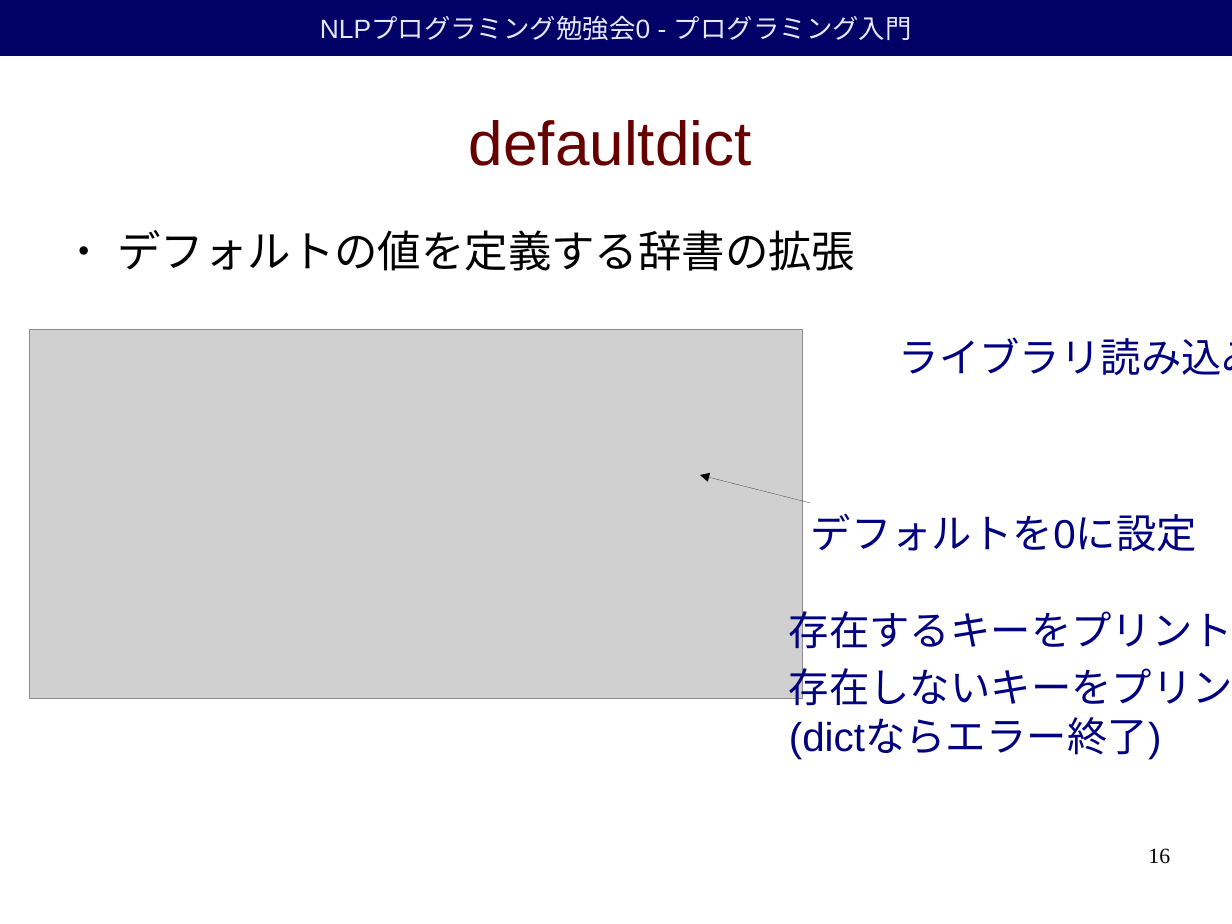
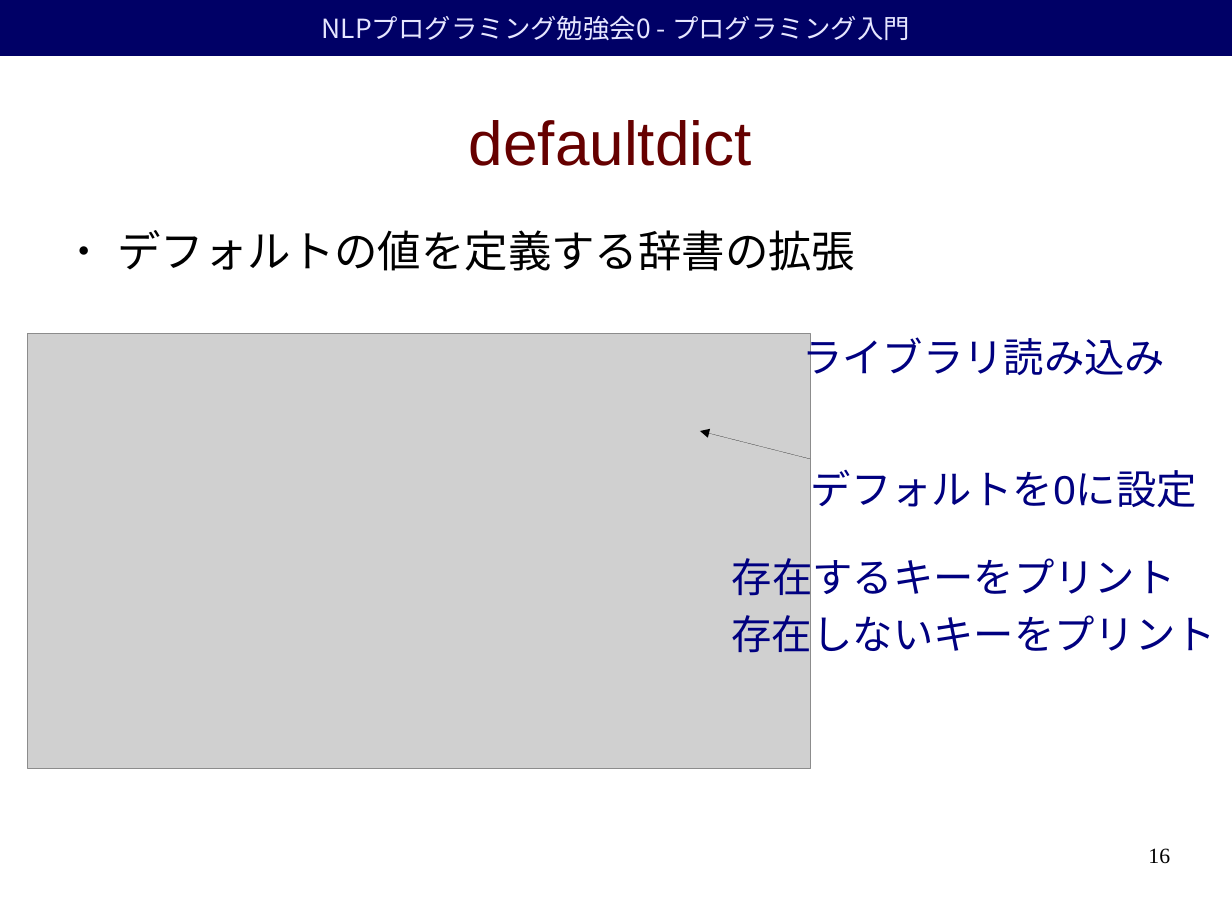
Before and after one commit to duffrind/nlppractice, a slide deck: slide 16 of download/00-intro/nlp-programming-ja-00-intro.odp. Drawn at 1232x924 pixels with LibreOffice and Linux fonts; fonts in the diff are those of the drawing; grey boxes stand for pictures; background and template pictures are left out. Boxes give left, top, right and bottom in pixels: in the first picture for what was removed or moved away, otherwise in the second. Text is boxed around its words. In the diff, an @@ line names an element or a change of style, - is before the commit and + after.

```diff
--- a/download/00-intro/nlp-programming-ja-00-intro.odp
+++ b/download/00-intro/nlp-programming-ja-00-intro.odp
@@ rectangle "NLPプログラミング勉強会0 - プログラミング入門" at box(0, 0, 1232, 56): font Arial to Noto Sans CJK JP @@
@@ text "ライブラリ読み込み" rewrapped from box(899, 337, 1232, 375) to box(802, 333, 1165, 383) @@
@@ picture: place and size @@
-picture at box(29, 330, 803, 699)
+picture at box(28, 334, 811, 769)
@@ arrow moved from (811, 503) - (700, 475) to (811, 459) - (700, 432) @@
@@ text "デフォルトを0に設定": place and size @@
-text "デフォルトを0に設定" at box(811, 514, 1197, 551)
+text "デフォルトを0に設定" at box(811, 470, 1197, 507)
@@ text "存在するキーをプリント": place and size @@
-text "存在するキーをプリント" at box(789, 604, 1232, 656)
+text "存在するキーをプリント" at box(732, 551, 1176, 603)
@@ text "存在しないキーをプリント": place and size @@
-text "存在しないキーをプリント" at box(789, 661, 1232, 759)
+text "存在しないキーをプリント" at box(732, 608, 1216, 660)
@@ text at box(789, 719, 1162, 759): paragraph removed @@
-(dictならエラー終了)
```
Also in this commit, not shown: 26 other slides changed, 1 slide added, 16 other files.
